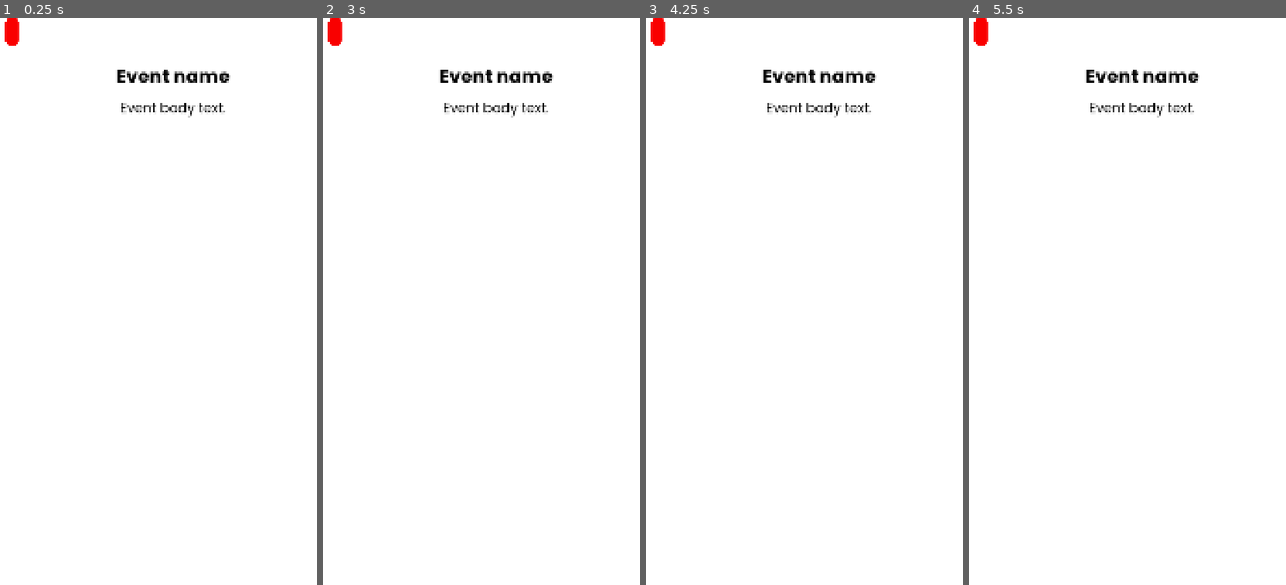
Above: before the commit, frames 1-4 (left to right).
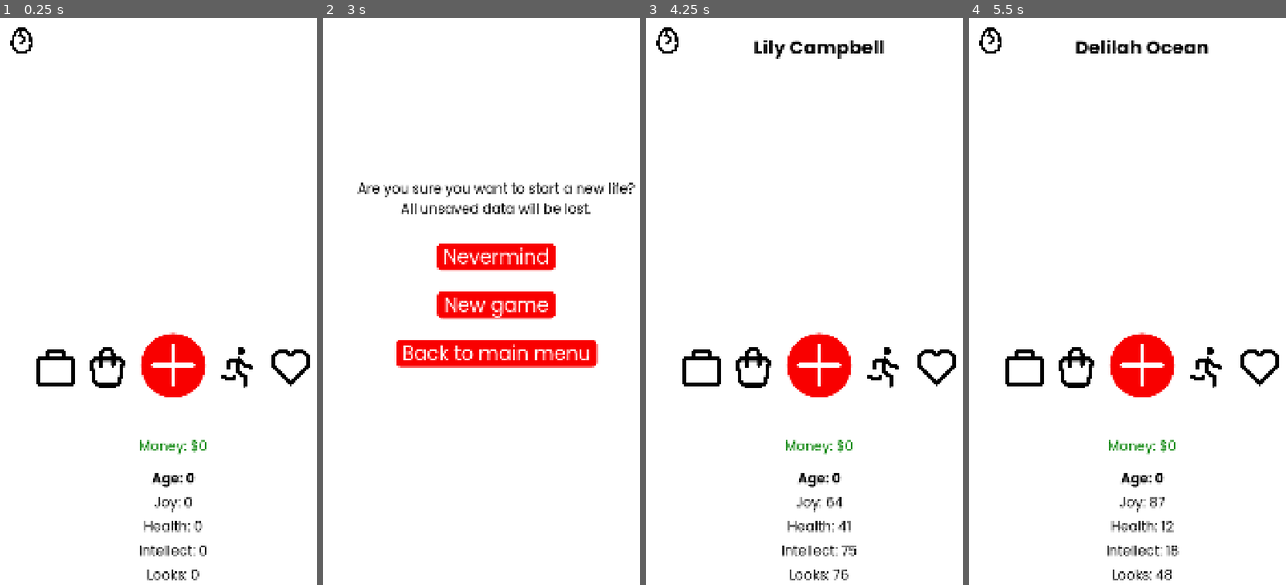
Above: after the commit, the same moments.

Repository: gaulsoodmanbls/badlifesimulator
Game: Godot game, scene res://pages/event.tscn
The game is run twice, just before and just after one commit, with the same random seed, the same clock (stepped at 60 frames per second) and the same inputs. This scene is started directly instead of the project's main scene.
Inputs (mouse positions are in pixels of both pictures, inside the frame that each line leads up to):
- Up to frame 1 (0.25 s): no input
- Up to frame 2 (3 s): click (335, 29) at 0.52 s; click (497, 256) at 1.25 s, where only the run after the commit has a clickable "Nevermind"; click (497, 363) at 2.02 s; click (345, 40) at 2.77 s
- Up to frame 3 (4.25 s): click (820, 307) at 3.5 s, where only the run after the commit has a clickable "New game"
- Up to frame 4 (5.5 s): click (991, 40) at 4.27 s; click (1143, 307) at 5 s, where only the run after the commit has a clickable "New game"

The runs differ from the first frame. In frame 1, 4.9% of the frame differs, in the area x 1-98%, y 0-100%; in frame 2, 8.8%, in the area x 1-99%, y 0-62%; in frame 3, 5.6%; in frame 4, 5.6%.
Error before the commit: Invalid access of index '0' on a base object of type: 'Array'. (res://pages/scripts/event.gd:237)

Commit message:
backup before i do something drastic

Diff:
--- a/pages/scripts/ageUp.gd
+++ b/pages/scripts/ageUp.gd
@@ -10,23 +10,6 @@
 	global.health += randi_range(-8, 8)
 	global.intellect += randi_range(-8, 8)
 	global.looks += randi_range(-8, 8)
-	#if stats are out of bounds (above or below their max/min value)
-	if global.joy < 0:
-		global.joy = 0
-	elif global.joy > 100:
-		global.joy = 100
-	if global.health < 0:
-		global.health = 0
-	elif global.health > 100:
-		global.health = 100
-	if global.intellect < 0:
-		global.intellect = 0
-	elif global.intellect > 100:
-		global.intellect = 100
-	if global.looks < 0:
-		global.looks = 0
-	elif global.looks > 100:
-		global.looks = 100
 	if randi_range(1, 2) == 1: #if you're getting a random event (1 in 2 chance)
 		if global.age >= 2: #you must be 2 or over to get random age up events
 			print("choosing random age up event...")
@@ -41,6 +24,18 @@
 			elif global.age >= 66: #if age is over 66
 				global.revent.append("elder-" + str(randi_range(0, 0)))
 			print("appended event " + str(global.revent[global.revent.size() - 1])) #prints the last event ID (the one that was just appended) in the revent array
+	if randi_range(1, 10) == 1: #if you're randomly getting a new friend :)
+		if global.age <= 4: #if age is 4 or above
+			global.revent.append("toddler-friend")
+		elif global.age >= 5 && global.age <= 12: #if age is between 5 and 12
+			global.revent.append("child-friend")
+		elif global.age >= 13 && global.age <= 19: #if age is between 13 and 19
+			global.revent.append("teenager-friend")
+		elif global.age >= 20 && global.age <= 65: #if age is between 20 and 65
+			global.revent.append("adult-friend")
+		elif global.age >= 66: #if age is over 66
+			global.revent.append("elder-friend")
+		print("appended event " + str(global.revent[global.revent.size() - 1])) #prints the last event ID (the one that was just appended) in the revent array
 	if global.revent.size() > 0: #if there are random events slated to appear
 		get_tree().change_scene_to_file("res://pages/event.tscn") #goes to the event page
 	else: #if there aren't random events slated to appear
--- a/pages/scripts/event.gd
+++ b/pages/scripts/event.gd
@@ -2,7 +2,6 @@
 #handles events with 4 options
 
 
-@warning_ignore("integer_division") #this is really annoying, inconsequential, and I don't know how to fix it so
 func repositionResize(): #repositions and resizes the nodes on-screen
 	$heading.size.y = 0
 	$body.size.y = 0
@@ -69,7 +68,7 @@
 	if global.revent[0] == "child-0":
 		var relativeOfChoice = global.familyRelationships.find(global.familyRelationships.min()) #which relative will be featured in this event? gets the index of the family member you have the lowest relationship with.
 		$heading.text = "Soft start"
-		$body.text = "It's your birthday party, and it's time to o …(179 unchanged characters)… st a bunch of pillows and other bedding."
+		$body.text = "It's your birthday party, and it's time to o …(179 unchanged characters)… st a bunch of pillows and other bedding. You kind of wish they had just gotten you something else instead."
 		$option1.text = "Thank them anyways"
 		$option2.text = "Thank them enthusiastically"
 		$option3.text = "Pitch a fit and cry"
@@ -104,12 +103,17 @@
 	elif global.revent[0] == "child-0-o1":
 		var relativeOfChoice = global.familyRelationships.find(global.familyRelationships.min()) #gets the index of the gifter
 		$heading.text = "Wow... It's just... Wow."
-		$body.text = "They appreciate your kind words, but you feel kind of bad about lying.\n+ 5 relationship with your " + str(global.familyTypes[relativeOfChoice]) + " " + str(global.familyFirstNames[relativeOfChoice]) + ", - 5 Joy"
+		if global.evality < 30: #if evality is under 30, you feel bad about lying
+			$body.text = "They appreciate your kind words, but you feel kind of bad about lying.\n+ 5 relationship with your " + str(global.familyTypes[relativeOfChoice]) + " " + str(global.familyFirstNames[relativeOfChoice]) + ", - 5 Joy"
+			global.joy -= 5
+		else: #if evality is 30 or over, you don't feel bad
+			$body.text = "They appreciate your kind words.\n+ 5 relationship with your " + str(global.familyTypes[relativeOfChoice]) + " " + str(global.familyFirstNames[relativeOfChoice])
 		$option1.text = "Okay"
 		$option2.modulate.a = 0
 		$option3.modulate.a = 0
 		$option4.modulate.a = 0
 		global.familyRelationships[relativeOfChoice] += 5 #adds 5 to the relationship you have with the gifter
+		global.evality += 3 #since you did something semi-bad, you become slightly desensitised to doing bad things
 
 
 func option2events(): #option 2 has been picked
@@ -126,17 +130,22 @@
 		$option3.modulate.a = 0
 		$option4.modulate.a = 0
 		global.joy += 5
+		global.evality += 4
 	elif global.revent[0] == "child-0-o2":
 		var relativeOfChoice = global.familyRelationships.find(global.familyRelationships.min()) #gets the index of the gifter
 		$heading.text = "Wow! It's just... Wow!"
-		$body.text = "They appreciate your kind words, so much so that they surprise you with another $50, but you feel really bad about lying.\n+ 8 relationship with your " + str(global.familyTypes[relativeOfChoice]) + " " + str(global.familyFirstNames[relativeOfChoice]) + ", - 10 Joy, + $50"
+		if global.evality < 40: #if evality is under 40, you feel bad about lying
+			$body.text = "They appreciate your kind words, so much so that they surprise you with another $50, but you feel really bad about lying.\n+ 8 relationship with your " + str(global.familyTypes[relativeOfChoice]) + " " + str(global.familyFirstNames[relativeOfChoice]) + ", - 10 Joy, + $50"
+			global.joy -= 10
+		else: #if evality is 40 or above, you don't feel bad
+			$body.text = "They appreciate your kind words, so much so that they surprise you with another $50.\n+ 8 relationship with your " + str(global.familyTypes[relativeOfChoice]) + " " + str(global.familyFirstNames[relativeOfChoice]) + ", + $50"
 		$option1.text = "Okay"
 		$option2.modulate.a = 0
 		$option3.modulate.a = 0
 		$option4.modulate.a = 0
 		global.familyRelationships[relativeOfChoice] += 8
-		global.joy -= 10
 		global.money += 50
+		global.evality += 4 #since you did something bad, you become slightly desensitised to doing bad things
 
 
 func option3events(): #option 3 has been picked
@@ -234,6 +243,9 @@
 
 # Called when the node enters the scene tree for the first time.
 func _ready() -> void:
+	if global.revent.size() == 0: #if there are no events queued
+		get_tree().change_scene_to_file("res://pages/game_menu.tscn")
+		return
 	print("showing event " + str(global.revent[0])) #prints the first event ID (the one that is about to be shown) in the revent array
 	await get_tree().process_frame #waits for frame to be processed first to avoid weirdness
 	eventer()
--- a/pages/scripts/gameMenu.gd
+++ b/pages/scripts/gameMenu.gd
@@ -3,6 +3,28 @@
 
 # Called when the node enters the scene tree for the first time.
 func _ready() -> void:
+	#if stats are out of bounds (above or below their max/min value)
+	if global.joy < 0:
+		global.joy = 0
+	elif global.joy > 100:
+		global.joy = 100
+	if global.health < 0:
+		global.health = 0
+	elif global.health > 100:
+		global.health = 100
+	if global.intellect < 0:
+		global.intellect = 0
+	elif global.intellect > 100:
+		global.intellect = 100
+	if global.looks < 0:
+		global.looks = 0
+	elif global.looks > 100:
+		global.looks = 100
+	if global.evality < 0:
+		global.evality = 0
+	elif global.evality > 100:
+		global.evality = 100
+	#stat text setting
 	$name.text = str(global.firstName) + " " + str(global.lastName)
 	$logs.text = str(global.logs)
 	$money.text = "Money: $" + str(global.money)
--- a/pages/scripts/global.gd
+++ b/pages/scripts/global.gd
@@ -19,6 +19,8 @@
 var looks = 0
 var logs = ""
 var money = 0
+#hidden stats - not shown to the player
+var evality = 0 #on a scale from 0 - 100, how evil are you? i.e. how much joy do you derive from doing bad things, and what bad things are you capable of? higher is more.
 
 
 #family
@@ -28,3 +30,19 @@
 var familyAges = []
 var familySexes = []
 var familyRelationships = []
+
+#other (miscellanious) relationships
+var miscFirstNames = []
+var miscLastNames = []
+var miscTypes = []
+var miscAges = []
+var miscSexes = []
+var miscRelationships = []
+
+
+#miscellanious stuff that must be stored over multiple pages
+#things that must be kept track of when inventing new people for events
+var eventPersonFirstName = ""
+var eventPersonLastName = ""
+var eventPersonAge = ""
+var eventPersonSex = ""
--- a/pages/scripts/newRandomGame.gd
+++ b/pages/scripts/newRandomGame.gd
@@ -1,5 +1,9 @@
 extends Node2D #author(s): Ethan Scott
 #generates a random life for the player
+
+
+func load_list(path): #loads list of anything from a seperate file :) used for names
+	return FileAccess.get_file_as_string(path).split(",") #items in the list are split up by commas
 
 
 var tips = ["Stuck? Try not being stuck.", "Working minimum wage is not an effective way to earn a high wage.", "Taxes  …(1147 unchanged characters)…
@@ -82,7 +86,7 @@
 
 func familyGenerator(): #HELP I DON'T WANT TO MAKE THIS SCRIPT FOR A THIRD TIME WHY WHY WHYYYY
 	#types (happens first)
-	var howManyGrandparents = 0 #how many gransparents do you have, if any? number is generated later. max is 2x number of parents
+	var howManyGrandparents = 0 #how many grandparents do you have, if any? number is generated later. max is 2x number of parents
 	var howManyParents = 0 #how many parents do you have?
 	if randi_range(1, 8) == 1: #if you have a single parent
 		howManyParents = 1 #you have one parent
Not shown, added: data/fFirstNames.txt
Not shown, added: data/lastNames.txt
Not shown, added: data/mFirstNames.txt
Not shown, added: data/rareFirstNames.txt
Not shown, added: data/rareLastNames.txt
Not shown, changed: assets/achievements/achievements guide.xlsx
